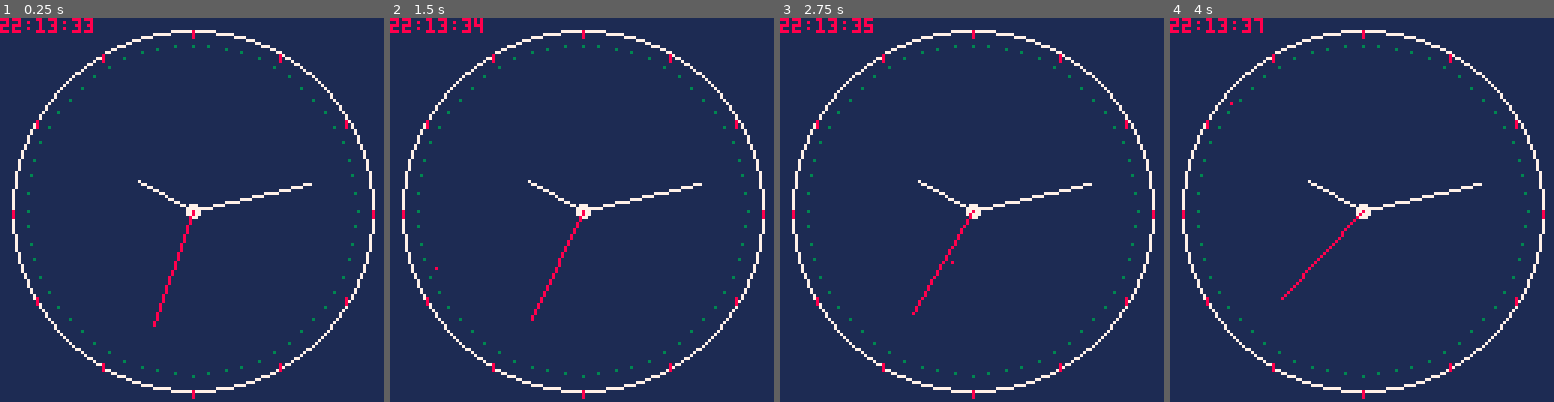
Above: before the commit, frames 1-4 (left to right).
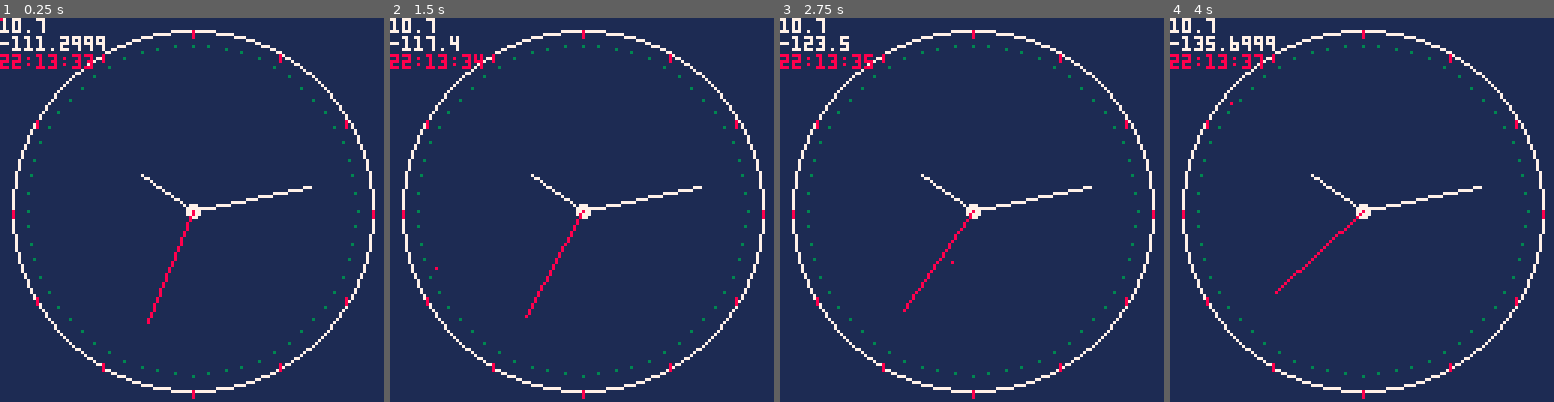
Above: after the commit, the same moments.

Repository: wordsamoment/pico-8
Game: PICO-8 cartridge carts/wordsamoment/demos/clock/clock.p8
The game is run twice, just before and just after one commit, with the same random seed, the same clock (stepped at 60 frames per second) and the same inputs.
Inputs (mouse positions are in pixels of both pictures, inside the frame that each line leads up to):
- Up to frame 1 (0.25 s): no input
- Up to frame 2 (1.5 s): click (670, 121) at 0.67 s; click (436, 267) at 1.22 s
- Up to frame 3 (2.75 s): click (887, 114) at 1.77 s; click (952, 259) at 2.32 s
- Up to frame 4 (4 s): click (1404, 106) at 2.87 s; click (1465, 256) at 3.42 s; click (1231, 102) at 3.97 s

The runs differ from the first frame. In frame 1, 2.0% of the frame differs, in the area x 0-82%, y 0-81%; in frame 2, 1.8%; in frame 3, 1.9%; in frame 4, 1.9%.

Commit message:
hour and minutes fraction movement

Diff:
--- a/carts/wordsamoment/demos/clock/clock.p8
+++ b/carts/wordsamoment/demos/clock/clock.p8
@@ -37,15 +37,18 @@
 
 -- make it move during the hour
 function drawHourHandle(hour)
-	local hourHandleLength = radius - 40
-	local hourAngle = -30 * hour + 90
+	local hourHandleLength = radius -40
+	local hourFraction = getCurrentTime().minute / 60
+	local hourAngle = (-30 * (hour+hourFraction) + 90)
 	local hourAngle2 = getPointOnCircle(centerx, centery, hourHandleLength, hourAngle)
 	line(centerx, centery, hourAngle2.x, hourAngle2.y, COLORS.WHITE)
 end
 
 function drawMinuteSecondHandle(time, color)
 	local timeHandleLength = radius - 20
-	local timeAngle = -6 * time + 90
+	local timeFraction = time / 60
+	local timeAngle = (-6 * (time+timeFraction) + 90)
+		print(timeAngle)
 	local timeAngle2 = getPointOnCircle(centerx, centery, timeHandleLength, timeAngle)
 	line(centerx, centery, timeAngle2.x, timeAngle2.y, color)
 end
